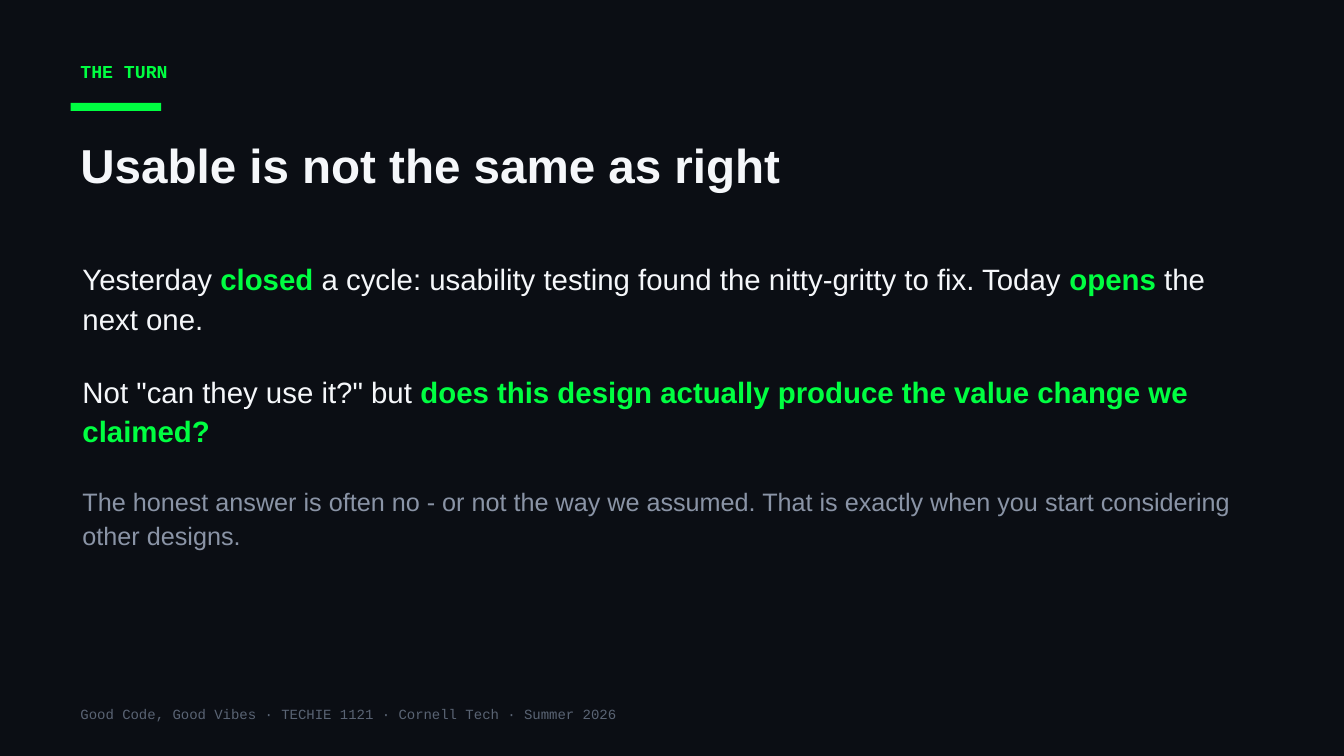
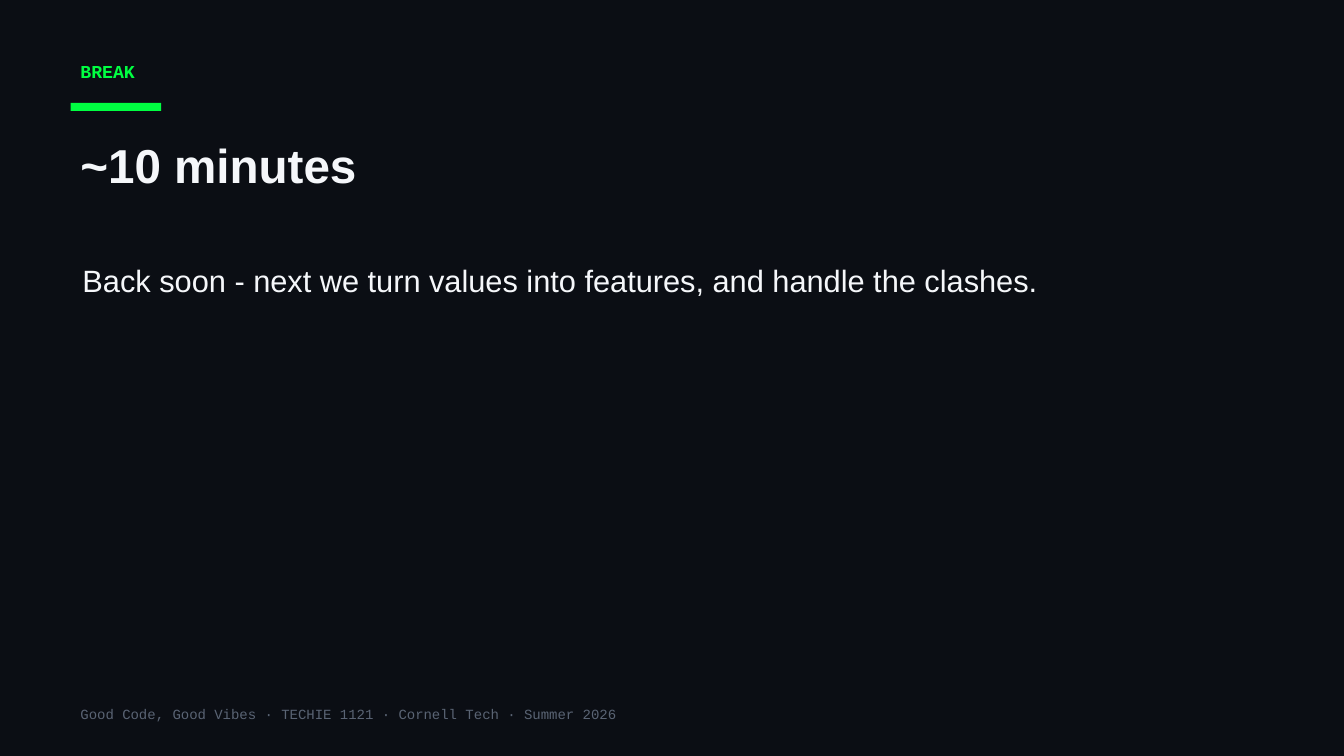
Before and after one commit to Cornell-Tech-Vibe-Coding-Summer-2026/website, a slide deck: slide 15 of slides/Week3-Tue-User-Testing-II.pptx (slide 2 before the commit). Drawn at 1344x756 pixels with LibreOffice and Linux fonts; fonts in the diff are those of the drawing. Boxes give left, top, right and bottom in pixels: in the first picture for what was removed or moved away, otherwise in the second. Text is boxed around its words. In the diff, an @@ line names an element or a change of style, - is before the commit and + after.

```diff
--- a/slides/Week3-Tue-User-Testing-II.pptx
+++ b/slides/Week3-Tue-User-Testing-II.pptx
@@ text at bbox=[80, 66, 134, 78]: text changed @@
-THE TURN
+BREAK
@@ text at bbox=[80, 148, 356, 184]: text changed @@
-Usable is not the same as right
+~10 minutes
@@ text at bbox=[82, 269, 1037, 296]: text changed; size 21 to 22 pt @@
-Yesterday closed a cycle: usability testing found the nitty-gritty to fix. Today opens the next one.
-Not "can they use it?" but does this design actually produce the value change we claimed?
-The honest answer is often no - or not the way we assumed. That is exactly when you start considering other designs.
+Back soon - next we turn values into features, and handle the clashes.
```
Also in this commit, not shown: 14 other slides changed, 16 slides added, 3 slides removed, 12 other files.
